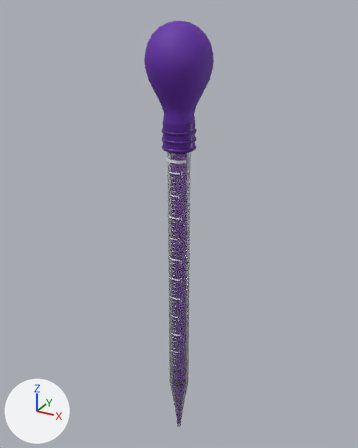
An edit to the glTF model experiments/spectro_neon/assets/models/pipette_unknown.glb, drawn before and after from the same camera.
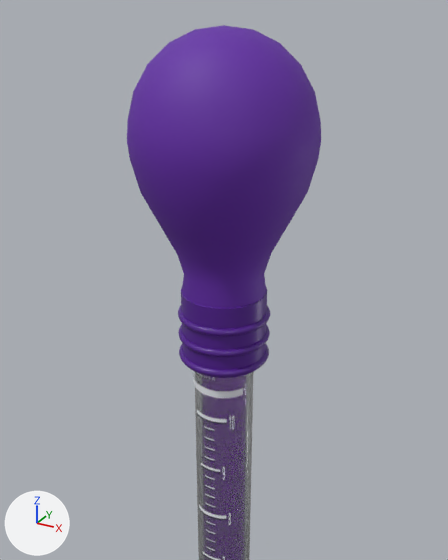
Each version appears first whole from a 50 mm camera at (0.1167, -0.2122, 0.2483) aimed at (-0.0037, 0.0068, 0.1388), and next in a close-up from a 50 mm camera at (0.0505, -0.0918, 0.2449) aimed at (0.0022, -0.004, 0.201). The lights are fixed; the arrows at lower left show +X, +Y and +Z. The last two pictures show the newer version. Where no turn or scale is listed for an object, it has been applied to the vertices. Vertices at exactly the same position are counted once.

The scene before the commit, as lines of its bpy script (objects in view):
```python
ob_detailv2_pipgrip_pipetteunknown_root_0 = bpy.data.objects.new('DetailV2_PipGrip_PipetteUnknown_Root_0', me_detailv2_pipgrip_pipetteunknown_root_0)
ob_detailv2_pipgrip_pipetteunknown_root_0.location = (0.0, 0.0, 0.184)
ob_detailv2_pipgrip_pipetteunknown_root_1 = bpy.data.objects.new('DetailV2_PipGrip_PipetteUnknown_Root_1', me_detailv2_pipgrip_pipetteunknown_root_1)
ob_detailv2_pipgrip_pipetteunknown_root_1.location = (0.0, 0.0, 0.1882)
ob_detailv2_pipgrip_pipetteunknown_root_2 = bpy.data.objects.new('DetailV2_PipGrip_PipetteUnknown_Root_2', me_detailv2_pipgrip_pipetteunknown_root_2)
ob_detailv2_pipgrip_pipetteunknown_root_2.location = (0.0, 0.0, 0.1924)
ob_pipettebulb_002 = bpy.data.objects.new('PipetteBulb.002', me_pipettebulb_002_v3_v3_v3_v3)
ob_pipettebulb_002.location = (0.0, 0.0, 0.0)
ob_pipettecollar_002 = bpy.data.objects.new('PipetteCollar.002', me_pipettecollar_002)
ob_pipettecollar_002.location = (0.0, 0.0, 0.0)
ob_pipettegraduations_002 = bpy.data.objects.new('PipetteGraduations.002', me_pipettegraduations_002)
ob_pipettegraduations_002.location = (0.0, 0.0, 0.0)
# also in view: 'GlassBody.005' at (0.0, 0.0, 0.097)
```
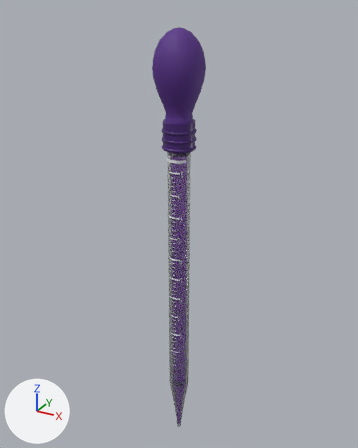
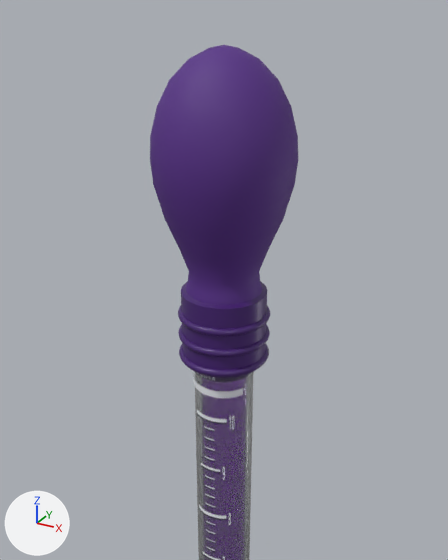
Location of each change, [x1, y1, x2, y2] in pixels of the close-ups (448 x 560 px):
'PipetteBulb.002', recoloured, reshaped (24% narrower, 8% shorter)
    before: [127, 25, 321, 308]
    after: [150, 45, 298, 305]
'PipetteCollar.002', recoloured, surface changed
    both: [181, 287, 267, 378]
'DetailV2_PipGrip_PipetteUnknown_Root_2', recoloured
    both: [178, 305, 270, 336]
'DetailV2_PipGrip_PipetteUnknown_Root_1', recoloured
    both: [178, 324, 270, 357]
'DetailV2_PipGrip_PipetteUnknown_Root_0', recoloured
    both: [179, 344, 269, 377]

Edits to the bpy script that builds the scene:
```text
Change mat_mat_pipetteunknown_collar:
    remove # colours: purple #521d8e
    colours: dark purple #462271
Change mat_mat_pipetteunknown_bulb:
    where n0 = _N.new('ShaderNodeBsdfPrincipled'); n0.name = 'Principled BSDF'
    n0.inputs[0].default_value: (0.125, 0.02, 0.385, 1.0) -> (0.092, 0.024, 0.24, 1.0)  # 'Base Color', purple #6327a7 -> 'Base Color', purple #562b86
Change me_pipettebulb_002_v3_v3_v3_v3:
    used by ob_pipettebulb_002; location = (0.0, 0.0, 0.0)
    remove me_pipettebulb_002_v3_v3_v3_v3.from_pydata(...)  # 897 vertices, 1728 faces; spans x -0.0161..0.0161, y -0.0161..0.0161, z 0.1945..0.2423
    add me_pipettebulb_002_v3_v3_v3_v3.from_pydata(...)  # 897 vertices, 1728 faces; spans x -0.0125..0.0125, y -0.0125..0.0125, z 0.194..0.2395
    me_pipettebulb_002_v3_v3_v3_v3 part 1: 897 of 897 vertices moved; they spanned x -0.0161..0.0161, y -0.0161..0.0161, z 0.1945..0.2423 and now span x -0.0125..0.0125, y -0.0125..0.0125, z 0.194..0.2395; mean shift (0.0, 0.0, -0.0027)
Change me_pipettecollar_002:
    where me_pipettecollar_002.from_pydata(...)  # 192 vertices, 384 faces; spans x -0.008..0.008, y -0.008..0.008, z 0.182..0.198
    used by ob_pipettecollar_002; location = (0.0, 0.0, 0.0)
    remove me_pipettecollar_002.materials.append(mat_mat_pipetteunknown_collar_001)
    me_pipettecollar_002 part 2: texture (UV) coordinates changed
    add me_pipettecollar_002.materials.append(mat_mat_pipetteunknown_collar)
```
